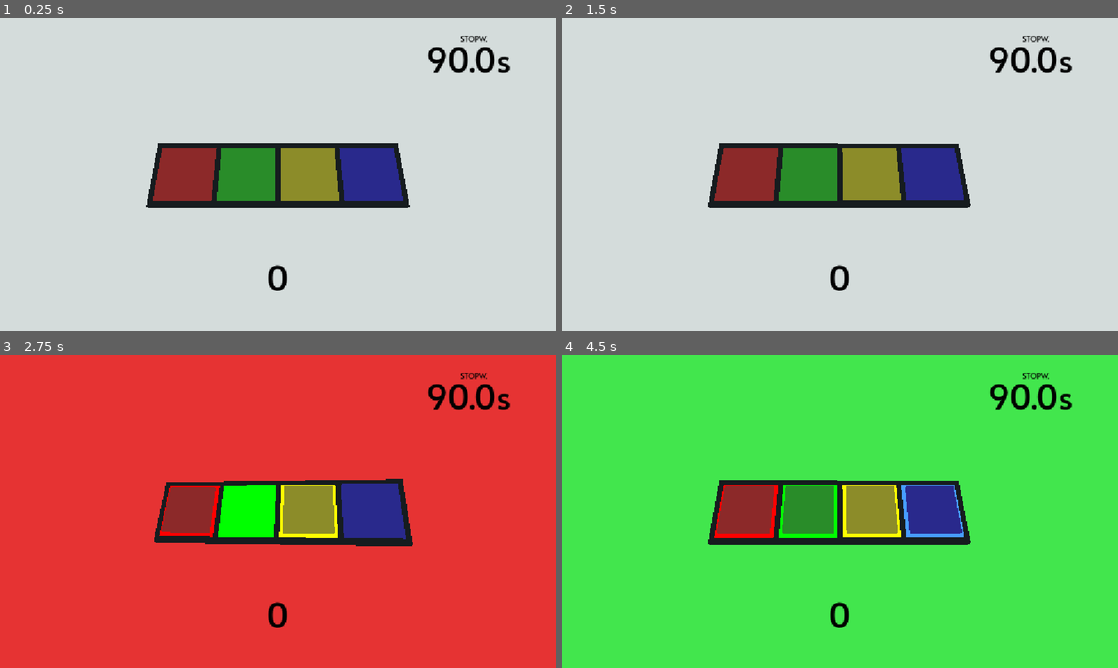
Above: before the commit, frames 1-4 (two rows, left to right).
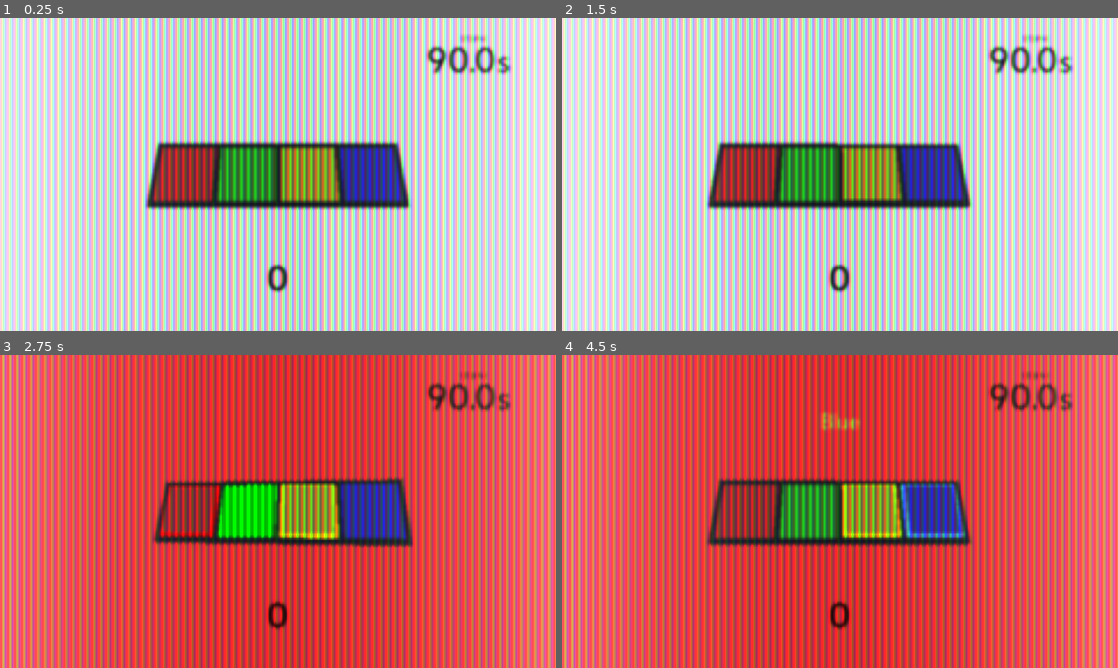
Above: after the commit, the same moments.

Repository: kchy3731/resol
Game: Godot game, scene res://main.tscn
The game is run twice, just before and just after one commit, with the same random seed, the same clock (stepped at 60 frames per second) and the same inputs.
Inputs:
- Up to frame 1 (0.25 s): no input
- Up to frame 2 (1.5 s): tap Enter at 0.5 s; tap K (blue) at 0.6, 1.35 s; tap Space at 1.25 s
- Up to frame 3 (2.75 s): tap Enter at 2 s; hold F (game_green) from 2.03 s (still down); tap K (blue) at 2.3 s
- Up to frame 4 (4.5 s): tap Space at 2.75 s; release F (game_green) at 2.78 s; tap D (game_red) at 2.85 s; tap K (blue) at 3.05, 3.8, 4.35 s; hold J (game_yellow) 3.53-4.28 s; tap Y (DEBUG_y) at 4.15 s

The runs differ from the first frame. In frame 1, 99% of the frame differs, in the area x 0-100%, y 0-100%; in frame 2, 99%; in frame 3, 93%; in frame 4, 99%.

Commit message:
add overlay, fix up rules

Diff:
--- /dev/null
+++ b/assets/materials/overlay.tres
@@ -0,0 +1,4 @@
+[gd_resource type="CanvasItemMaterial" format=3 uid="uid://oytl8xum0vks"]
+
+[resource]
+blend_mode = 3
--- a/main.tscn
+++ b/main.tscn
@@ -15,6 +15,7 @@
 [ext_resource type="Material" uid="uid://cgq6o4471k0qa" path="res://assets/materials/blue_lit.tres" id="11_w48qg"]
 [ext_resource type="Theme" uid="uid://bidmopxgbhtln" path="res://theme.tres" id="13_ycdy4"]
 [ext_resource type="Script" uid="uid://df6qi7w3785dk" path="res://rules_control.gd" id="15_vivmo"]
+[ext_resource type="Shader" uid="uid://dq21mqfytk74s" path="res://postprocess.gdshader" id="16_2cqfq"]
 
 [sub_resource type="Environment" id="Environment_057v1"]
 background_mode = 1
@@ -370,6 +371,12 @@
 }]
 blend_shape_mode = 0
 shadow_mesh = SubResource("ArrayMesh_fd3wb")
+
+[sub_resource type="ShaderMaterial" id="ShaderMaterial_yclg4"]
+shader = ExtResource("16_2cqfq")
+shader_parameter/cell_size = 7.000000095
+shader_parameter/compensate = 0.4650000220875
+shader_parameter/soft = 0.5
 
 [node name="Game" type="Node3D" unique_id=1628286441]
 script = ExtResource("1_dg77c")
@@ -574,3 +581,13 @@
 theme_override_font_sizes/font_size = 72
 text = "0"
 horizontal_alignment = 1
+
+[node name="CanvasLayer" type="CanvasLayer" parent="Control" unique_id=2089363583]
+
+[node name="ColorRect" type="ColorRect" parent="Control/CanvasLayer" unique_id=199259855]
+material = SubResource("ShaderMaterial_yclg4")
+anchors_preset = 15
+anchor_right = 1.0
+anchor_bottom = 1.0
+grow_horizontal = 2
+grow_vertical = 2
--- /dev/null
+++ b/postprocess.gdshader
@@ -0,0 +1,40 @@
+shader_type canvas_item;
+render_mode unshaded, skip_vertex_transform;
+
+uniform sampler2D screen_texture: hint_screen_texture, filter_linear_mipmap;
+uniform float cell_size: hint_range(5.0, 20.0) = 10.0;
+uniform float compensate: hint_range(0.0, 0.8) = 0.25;
+uniform float soft: hint_range(0.01, 0.5) = 0.1;
+
+const vec3 CENTRES = vec3(0.5, 1.5, 2.5);
+
+void vertex() {
+	// Called for every vertex the material is visible on.
+}
+
+void fragment() {
+	vec2 cell = floor(FRAGCOORD.xy / cell_size);
+	vec2 local = fract(FRAGCOORD.xy / cell_size);
+	float stripe = local.x * 3.0; // r, g, b
+
+	vec4 base = texture(screen_texture, SCREEN_UV, 1.0);
+	base += (UV.x - 0.5) * (UV.x - 0.5);
+	vec4 color;
+
+	float k = compensate;
+	vec3 d = stripe - CENTRES;
+	d = abs(mod(d + 1.5, 3.0) - 1.5);
+	vec3 m = 1.0 - smoothstep(0.5 - soft, 0.5 + soft, d);
+	vec3 mask = mix(vec3(k), vec3(1.0), m);
+
+	color = base * vec4(mask, 1);
+	color *= 3.0 / (1.0 + 2.0 * k);
+
+	COLOR = color;
+	// Called for every pixel the material is visible on.
+}
+
+//void light() {
+//	// Called for every pixel for every light affecting the CanvasItem.
+//	// Uncomment to replace the default light processing function with this one.
+//}
--- a/scripts/game.gd
+++ b/scripts/game.gd
@@ -13,10 +13,10 @@
 }
 
 const COLOR_GUIDE: Dictionary[int, Color] = {
-	0: Color(0.933, 0.145, 0.145),
-	1: Color(0.145, 0.933, 0.2),
-	2: Color(0.933, 0.835, 0.145),
-	3: Color(0.145, 0.286, 0.933),
+	0: Color(0.95, 0.3, 0.3), # red
+	1: Color(0.3, 0.8, 0.3), # green
+	2: Color(0.7, 0.7, 0.25), # yellow
+	3: Color(0.3, 0.4, 0.95), # blue
 }
 
 @onready var buttons: Array[SimonButton] = [
@@ -134,6 +134,6 @@
 
 func _process(_delta: float) -> void:
 	if Input.is_action_just_pressed("DEBUG_y"):
-		await _flash_correct()
+		_introduce_rule()
 	if Input.is_action_just_pressed("DEBUG_r"):
 		await _flash_incorrect()
--- a/scripts/ruleset.gd
+++ b/scripts/ruleset.gd
@@ -2,6 +2,7 @@
 
 var _rules := [0, 1, 2, 3]
 var _last := -1
+var iter := 0
 
 func _init(last: int = -1) -> void:
 	reset()
@@ -19,9 +20,10 @@
 func produce_rule() -> Array[int]:
 	var from := randi_range(0, 3) if _last == -1 else _last
 	var to := randi_range(0, 3)
-	while !add_rule(from, to):
+	while !add_rule(from, to) and iter < 4:
 		to = randi_range(0, 3)
 	_last = to
+	iter += 1
 	return [from, to]
 
 func check(want: int, got: int) -> bool:
--- a/theme.tres
+++ b/theme.tres
@@ -1,9 +1,11 @@
 [gd_resource type="Theme" format=3 uid="uid://bidmopxgbhtln"]
 
+[ext_resource type="FontVariation" uid="uid://gojkqclntpet" path="res://assets/fonts/AlataBig.tres" id="1_cjfk0"]
 [ext_resource type="FontFile" uid="uid://c5u01f7k7plnh" path="res://assets/fonts/Alata/src/Alata-Regular.ttf" id="1_e1x85"]
 
 [resource]
 default_font = ExtResource("1_e1x85")
 Label/colors/font_color = Color(0, 0, 0, 1)
+RuleLabel/base_type = &"Label"
 RuleLabel/font_sizes/font_size = 42
-RuleLabel/fonts/font = ExtResource("1_e1x85")
+RuleLabel/fonts/font = ExtResource("1_cjfk0")
Not shown, added: postprocess.gdshader.uid
